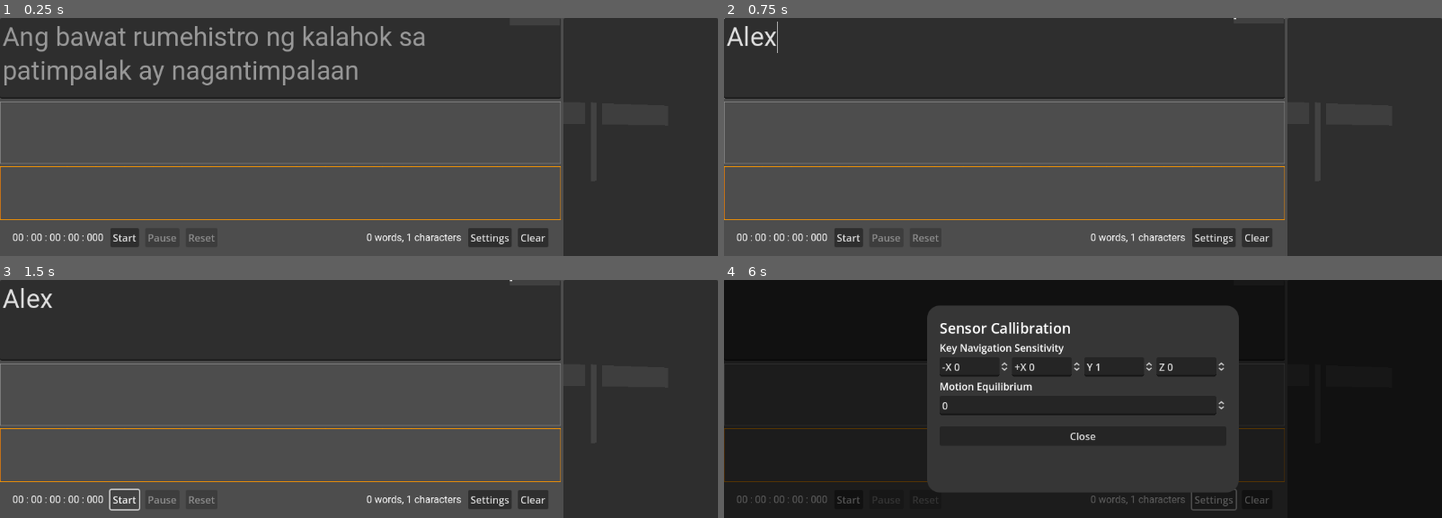
Above: before the commit, frames 1-4 (two rows, left to right).
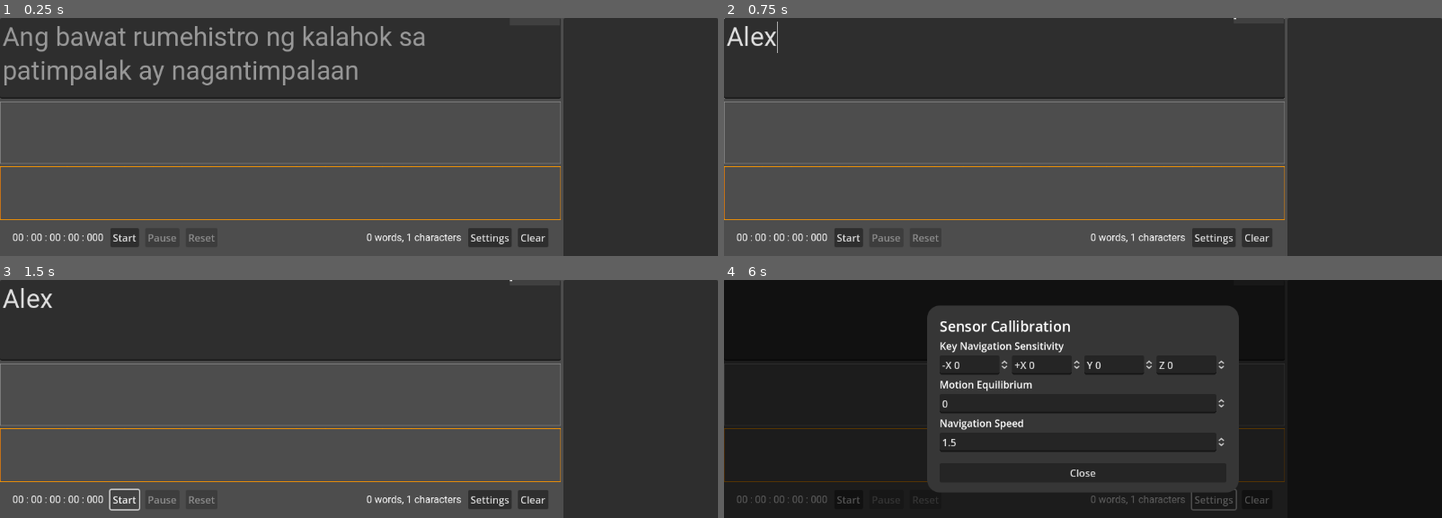
Above: after the commit, the same moments.

Repository: mjsolidarios/sulaisip
Game: Godot game, scene res://Main.tscn
Same seed, same stepped clock (60 frames per second), same inputs: the game is played once before the commit and once after it.
Inputs (mouse positions are in pixels of both pictures, inside the frame that each line leads up to):
- Up to frame 1 (0.25 s): no input
- Up to frame 2 (0.75 s): click (1004, 58) at 0.52 s; type "Alex" at 0.6 s
- Up to frame 3 (1.5 s): click "Start" at 1.25 s
- Up to frame 4 (6 s): click "Start" at 2 s; click "Clear" at 2.75 s; click "Clear" at 3.5 s; click "Start" at 4.25 s; click "Clear" at 5 s; click "Settings" at 5.75 s

The runs differ from the first frame. In frame 4, 2.2% of the frame differs, in the area x 30-70%, y 16-83%.
Error in both runs: Attempt to call function 'get_as_text' in base 'null instance' on a null instance. (res://Main.gd:203)

Commit message:
Timer nav speed adjustment

Diff:
--- a/app/Main.gd
+++ b/app/Main.gd
@@ -52,7 +52,7 @@
 var nav_right_sensitivity: SpinBox
 var nav_top_down_sensitivity: SpinBox
 var nav_z_sensitivity: SpinBox
-var mental_command_sensitivity: SpinBox
+var nav_speed: SpinBox
 
 func _array_to_string(arr: Array) -> String:
 	var s = ""
@@ -192,7 +192,7 @@
 	stable_location = $PanelSettings/Panel/MarginContainer/VBoxContainer/SpinBoxMotionEq
 	nav_left_sensitivity = $PanelSettings/Panel/MarginContainer/VBoxContainer/HBoxContainer/SpinBoxNavL
 	nav_right_sensitivity = $PanelSettings/Panel/MarginContainer/VBoxContainer/HBoxContainer/SpinBoxNavR
-	mental_command_sensitivity = $PanelSettings/Panel/MarginContainer/VBoxContainer/SpinBoxMentalCom
+	nav_speed = $PanelSettings/Panel/MarginContainer/VBoxContainer/SpinBoxNavSpeed
 	nav_top_down_sensitivity = $PanelSettings/Panel/MarginContainer/VBoxContainer/HBoxContainer/SpinBoxNavTD
 	nav_z_sensitivity = $PanelSettings/Panel/MarginContainer/VBoxContainer/HBoxContainer/SpinBoxNavZ
 
@@ -339,6 +339,14 @@
 	# Left and right sensor box
 	$HBoxContainer/Panel/SubViewportContainer/SubViewport/Node3D/Area3DLeft.position = Vector3(nav_left_sensitivity.value,0.83,0)
 	$HBoxContainer/Panel/SubViewportContainer/SubViewport/Node3D/Area3DRight.position = Vector3(nav_right_sensitivity.value*-1,0.83,0)
+
+	# Top and bottom sensor box
+
+	$HBoxContainer/Panel/SubViewportContainer/SubViewport/Node3D/Area3DTop.position = Vector3(0,nav_top_down_sensitivity.value,0)
+	$HBoxContainer/Panel/SubViewportContainer/SubViewport/Node3D/Area3DBottom.position = Vector3(0,nav_top_down_sensitivity.value,0)
+
+	# Nav speed timer
+	$Timer.wait_time = nav_speed.value
 
 	var current_text: String = $HBoxContainer/VBoxContainer/TextEdit.text
 	var word_counter: int = 0
--- a/app/Main.tscn
+++ b/app/Main.tscn
@@ -277,15 +277,16 @@
 [node name="Node3D" type="Node3D" parent="HBoxContainer/Panel/SubViewportContainer/SubViewport"]
 
 [node name="Camera3D" type="Camera3D" parent="HBoxContainer/Panel/SubViewportContainer/SubViewport/Node3D"]
-transform = Transform3D(-1, 0, -8.74228e-08, 0, 1, 0, 8.74228e-08, 0, -1, -0.01, 0, -5.275)
+transform = Transform3D(-1, 0, -8.74228e-08, 0, 1, 0, 8.74228e-08, 0, -1, -0.01, -0.326, -5.275)
 v_offset = 0.825
+projection = 1
+current = true
 fov = 83.5
-size = 1.5
-
-[node name="Camera3D2" type="Camera3D" parent="HBoxContainer/Panel/SubViewportContainer/SubViewport/Node3D"]
+size = 2.5
+
+[node name="Camera3DSide" type="Camera3D" parent="HBoxContainer/Panel/SubViewportContainer/SubViewport/Node3D"]
 transform = Transform3D(-0.848824, 0, 0.528675, 0, 1, 0, -0.528675, 0, -0.848824, 3.776, 0, -5.275)
 v_offset = 0.825
-current = true
 fov = 22.1
 size = 1.5
 
@@ -358,6 +359,7 @@
 
 [node name="MeshInstance3D2" type="MeshInstance3D" parent="HBoxContainer/Panel/SubViewportContainer/SubViewport/Node3D/Area3DRight"]
 transform = Transform3D(1.0323, 0, 0, 0, -0.271833, 8.74228e-08, 0, -2.37644e-08, -1, -0.636432, 0.360497, 1.92264)
+visible = false
 mesh = SubResource("QuadMesh_inoid")
 skeleton = NodePath("../../Area3DCenter")
 
@@ -370,6 +372,7 @@
 
 [node name="MeshInstance3D" type="MeshInstance3D" parent="HBoxContainer/Panel/SubViewportContainer/SubViewport/Node3D/Area3DLeft"]
 transform = Transform3D(1.04328, 0, 0, 0, -0.271833, 8.74228e-08, 0, -2.37644e-08, -1, 0.642008, 0.360497, 1.92264)
+visible = false
 mesh = SubResource("QuadMesh_inoid")
 
 [node name="Area3DCenter" type="Area3D" parent="HBoxContainer/Panel/SubViewportContainer/SubViewport/Node3D"]
@@ -377,6 +380,7 @@
 
 [node name="MeshInstance3D" type="MeshInstance3D" parent="HBoxContainer/Panel/SubViewportContainer/SubViewport/Node3D/Area3DCenter"]
 transform = Transform3D(0.0824726, 0, 0, 0, -1, 1.94718e-07, 0, -8.74228e-08, -2.22732, 0.000225902, 0, 1.92346)
+visible = false
 mesh = SubResource("QuadMesh_ujrmg")
 skeleton = NodePath("../../Area3DRight")
 
@@ -385,17 +389,15 @@
 shape = SubResource("BoxShape3D_ck8d3")
 
 [node name="Area3DTop" type="Area3D" parent="HBoxContainer/Panel/SubViewportContainer/SubViewport/Node3D"]
-transform = Transform3D(1, 0, 0, 0, 1, 0, 0, 0, 1, 0, 0.83239, -0.952748)
 
 [node name="CollisionShape3D2" type="CollisionShape3D" parent="HBoxContainer/Panel/SubViewportContainer/SubViewport/Node3D/Area3DTop"]
-transform = Transform3D(1, 0, 0, 0, 1, 0, 0, 0, 1, 0.00122172, -0.44697, 0.84819)
+transform = Transform3D(1, 0, 0, 0, 1, 0, 0, 0, 1, 0.001, 0.524666, -0.105974)
 shape = SubResource("BoxShape3D_3ctc4")
 
 [node name="Area3DBottom" type="Area3D" parent="HBoxContainer/Panel/SubViewportContainer/SubViewport/Node3D"]
-transform = Transform3D(1, 0, 0, 0, 1, 0, 0, 0, 1, 0, 0.83239, -0.952748)
 
 [node name="CollisionShape3D2" type="CollisionShape3D" parent="HBoxContainer/Panel/SubViewportContainer/SubViewport/Node3D/Area3DBottom"]
-transform = Transform3D(1, 0, 0, 0, 1, 0, 0, 0, 1, 0.00122172, -1.06313, 0.84819)
+transform = Transform3D(1, 0, 0, 0, 1, 0, 0, 0, 1, 0.00122172, -0.0258404, -0.11389)
 shape = SubResource("BoxShape3D_3ctc4")
 
 [node name="HTTPRequest" type="HTTPRequest" parent="."]
@@ -407,7 +409,6 @@
 one_shot = true
 
 [node name="PanelSettings" type="Panel" parent="."]
-visible = false
 custom_minimum_size = Vector2(500, 0)
 layout_mode = 1
 anchors_preset = 15
@@ -477,16 +478,15 @@
 step = 0.01
 prefix = "+X"
 
+[node name="SpinBoxNavZ" type="SpinBox" parent="PanelSettings/Panel/MarginContainer/VBoxContainer/HBoxContainer"]
+layout_mode = 2
+size_flags_horizontal = 3
+min_value = -1.0
+max_value = 1.0
+step = 0.1
+prefix = "Y"
+
 [node name="SpinBoxNavTD" type="SpinBox" parent="PanelSettings/Panel/MarginContainer/VBoxContainer/HBoxContainer"]
-layout_mode = 2
-size_flags_horizontal = 3
-min_value = -10.0
-max_value = 10.0
-step = 0.1
-value = 1.0
-prefix = "Y"
-
-[node name="SpinBoxNavZ" type="SpinBox" parent="PanelSettings/Panel/MarginContainer/VBoxContainer/HBoxContainer"]
 layout_mode = 2
 size_flags_horizontal = 3
 min_value = -1.0
@@ -505,16 +505,15 @@
 step = 0.1
 
 [node name="Label2" type="Label" parent="PanelSettings/Panel/MarginContainer/VBoxContainer"]
-visible = false
-layout_mode = 2
-text = "Mental Command Sensitivity"
-
-[node name="SpinBoxMentalCom" type="SpinBox" parent="PanelSettings/Panel/MarginContainer/VBoxContainer"]
-visible = false
-layout_mode = 2
-min_value = -1.0
-max_value = 1.0
+layout_mode = 2
+text = "Navigation Speed"
+
+[node name="SpinBoxNavSpeed" type="SpinBox" parent="PanelSettings/Panel/MarginContainer/VBoxContainer"]
+layout_mode = 2
+min_value = -3.0
+max_value = 3.0
 step = 0.1
+value = 1.5
 
 [node name="Control" type="Control" parent="PanelSettings/Panel/MarginContainer/VBoxContainer"]
 custom_minimum_size = Vector2(0, 10)
